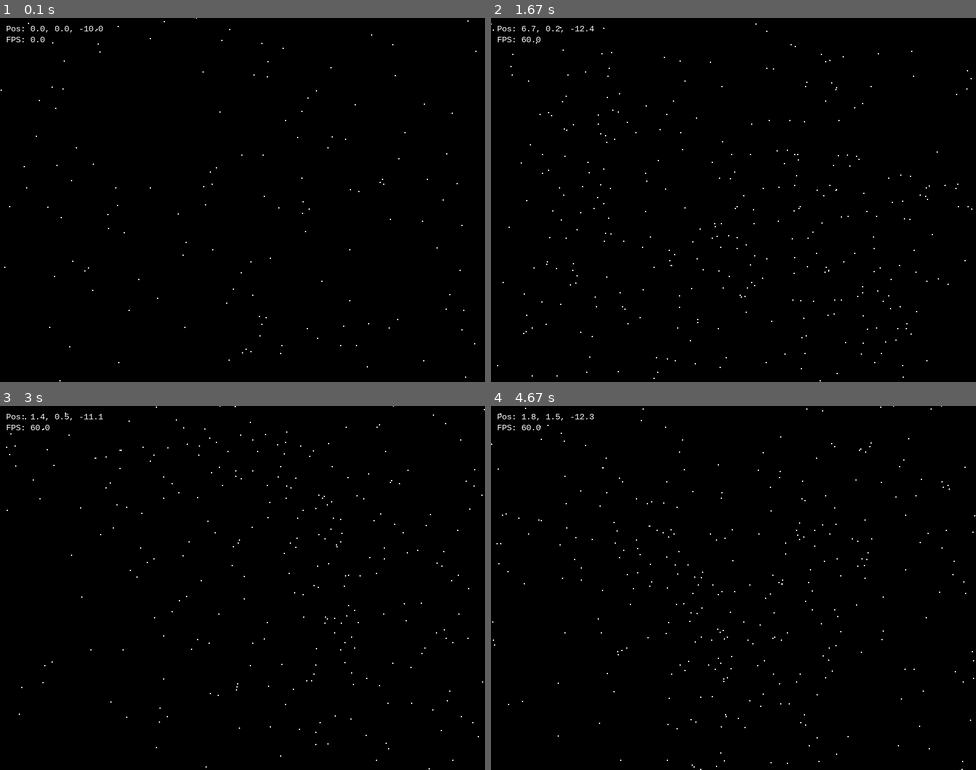
Above: before the commit, frames 1-4 (two rows, left to right).
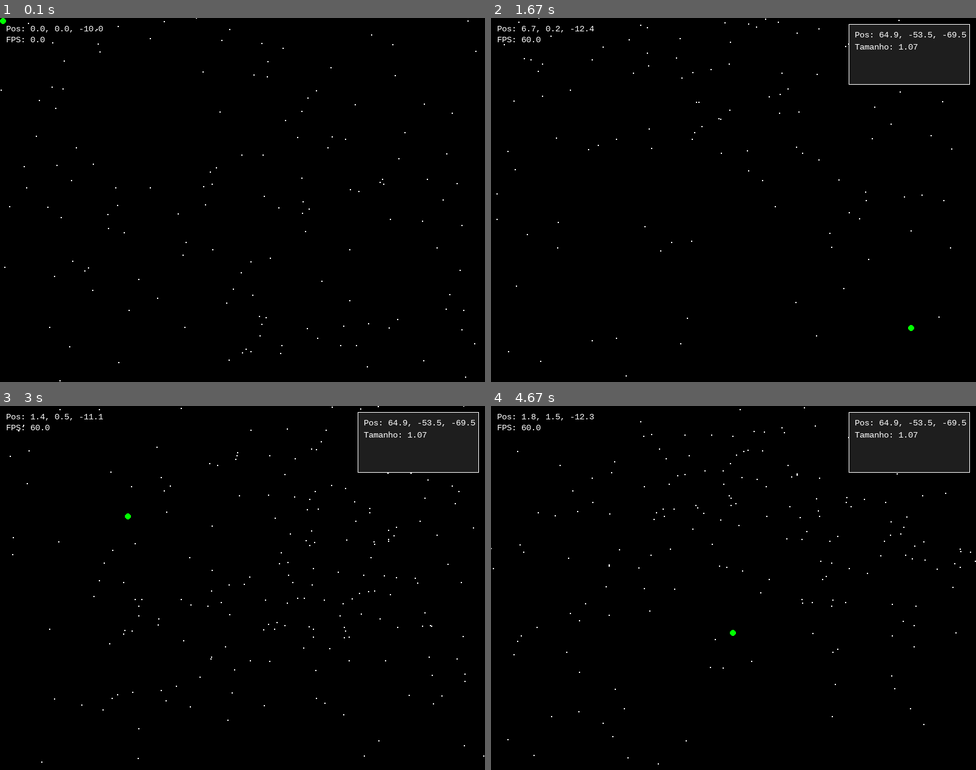
Above: after the commit, the same moments.

Repository: Lakentio/universe-engine
Game: pygame game, started from universe_pygame.py
The game is run twice, just before and just after one commit, with the same random seed, the same clock (stepped at 60 frames per second) and the same inputs.
Inputs (mouse positions are in pixels of both pictures, inside the frame that each line leads up to):
- Up to frame 1 (0.1 s): no input
- Up to frame 2 (1.67 s): press the mouse at (888, 189) at 0.37 s; move the mouse to (811, 207) at 0.47 s; release the mouse at (733, 221) at 0.6 s; hold D 0.67-1.13 s; click (583, 287) at 0.75 s; hold W 1.17-1.47 s; click (806, 72) at 1.25 s; hold D from 1.5 s (still down); click (912, 327) at 1.58 s; tap E at 1.65 s
- Up to frame 3 (3 s): release D at 1.97 s; hold A 2-2.53 s; click (300, 620) at 2.08 s; hold S 2.57-2.87 s; click (252, 464) at 2.65 s; hold A from 2.9 s (still down); click (126, 515) at 2.98 s
- Up to frame 4 (4.67 s): tap E at 3.05, 4.55 s; release A at 3.3 s; hold W 3.33-3.7 s; click (558, 577) at 3.42 s; hold D 3.73-4.37 s; click (709, 682) at 3.82 s; hold S from 4.4 s (still down); click (733, 631) at 4.48 s

The runs differ from the first frame. In frame 1, less than 0.1% of the frame differs, in the area x 0-2%, y 0-2%; in frame 2, 4.5%; in frame 3, 4.6%; in frame 4, 4.6%, in the area x 0-100%, y 0-100%.

Commit message:
Arrow_cursor

Diff:
--- a/universe_pygame.py
+++ b/universe_pygame.py
@@ -18,7 +18,7 @@
 # ────────────────────────────────────────
 WIDTH, HEIGHT = 800, 600
 FOV_DEG = 90
-CHUNK_SIZE = 32          # Tamanho de um chunk em unidades de mundo
+CHUNK_SIZE = 32         # Tamanho de um chunk em unidades de mundo
 CHUNK_RADIUS = 2         # Quantos chunks carregar ao redor do jogador
 STARS_PER_CHUNK = (6, 18)  # min, max
 MOVE_SPEED = 10.0        # unidades por segundo
@@ -76,6 +76,8 @@
 last_player_chunk = None  # type: tuple[int, int, int] | None
 visible_stars: list[tuple[float, float, float, float]] = []
 
+selected_star = None  # Armazena a estrela atualmente selecionada
+
 # ────────────────────────────────────────
 # Projeção 3D simples (space‑to‑screen)
 # ────────────────────────────────────────
@@ -132,11 +134,37 @@
                 new_visible.extend(stars_cache[key])
     visible_stars = new_visible
 
+def draw_cursor():
+    """Desenha um cursor visível no centro da tela."""
+    mx, my = pygame.mouse.get_pos()
+    pygame.draw.circle(screen, (0, 255, 0), (mx, my), 5)
+
+def draw_arrow(pos):
+    """Desenha uma seta abaixo da posição especificada, apontando para cima."""
+    pygame.draw.line(screen, (255, 0, 0), (pos[0], pos[1] + 10), (pos[0], pos[1] + 20), 2)
+    pygame.draw.polygon(screen, (255, 0, 0), [(pos[0], pos[1] + 10), (pos[0] - 5, pos[1] + 15), (pos[0] + 5, pos[1] + 15)])
+
+def draw_star_info(star):
+    """Exibe informações da estrela selecionada em uma janela."""
+    info_surface = pygame.Surface((200, 100))
+    info_surface.fill((30, 30, 30))
+    pygame.draw.rect(info_surface, (255, 255, 255), info_surface.get_rect(), 1)
+    font = pygame.font.SysFont("monospace", 14)
+    lines = [
+        f"Pos: {star[0]:.1f}, {star[1]:.1f}, {star[2]:.1f}",
+        f"Tamanho: {star[3]:.2f}"
+    ]
+    for i, line in enumerate(lines):
+        text_surface = font.render(line, True, (255, 255, 255))
+        info_surface.blit(text_surface, (10, 10 + i * 20))
+    screen.blit(info_surface, (WIDTH - 210, 10))
+
 # ────────────────────────────────────────
 # Loop principal
 # ────────────────────────────────────────
 
 def main():
+    global selected_star  # Adiciona global para acessar a variável corretamente
     cam_pos = [0.0, 0.0, -10.0]
     cam_rot = [0.0, 0.0]  # pitch, yaw
 
@@ -154,6 +182,13 @@
             elif event.type == pygame.KEYDOWN and event.key == pygame.K_ESCAPE:
                 pygame.quit()
                 sys.exit()
+            elif event.type == pygame.MOUSEBUTTONDOWN and event.button == 1:  # Clique esquerdo
+                mx, my = pygame.mouse.get_pos()
+                for star in visible_stars:
+                    screen_pos = world_to_screen(*star[:3], cam_pos, cam_rot)
+                    if screen_pos and math.hypot(mx - screen_pos[0], my - screen_pos[1]) < 10:
+                        selected_star = star
+                        break
 
         # ───── Input teclado ─────
         keys = pygame.key.get_pressed()
@@ -170,7 +205,7 @@
         # ───── Input mouse ─────
         mx, my = pygame.mouse.get_rel()
         cam_rot[1] += mx * MOUSE_SENS
-        cam_rot[0] += my * MOUSE_SENS
+        cam_rot[0] -= my * MOUSE_SENS  # Inverte o eixo vertical
         cam_rot[0] = max(-math.pi/2 + 0.01, min(math.pi/2 - 0.01, cam_rot[0]))
 
         # ───── Atualiza estrelas visíveis ─────
@@ -181,6 +216,15 @@
             screen_pos = world_to_screen(sx, sy, sz, cam_pos, cam_rot)
             if screen_pos:
                 pygame.draw.circle(screen, (255, 255, 255), screen_pos, max(1, int(size)))
+                if selected_star and (sx, sy, sz, size) == selected_star:
+                    draw_arrow(screen_pos)
+
+        # Desenha o cursor visível
+        draw_cursor()
+
+        # Exibe informações da estrela selecionada
+        if selected_star:
+            draw_star_info(selected_star)
 
         # HUD mínimo
         draw_text(f"Pos: {cam_pos[0]:.1f}, {cam_pos[1]:.1f}, {cam_pos[2]:.1f}", (10, 10))
